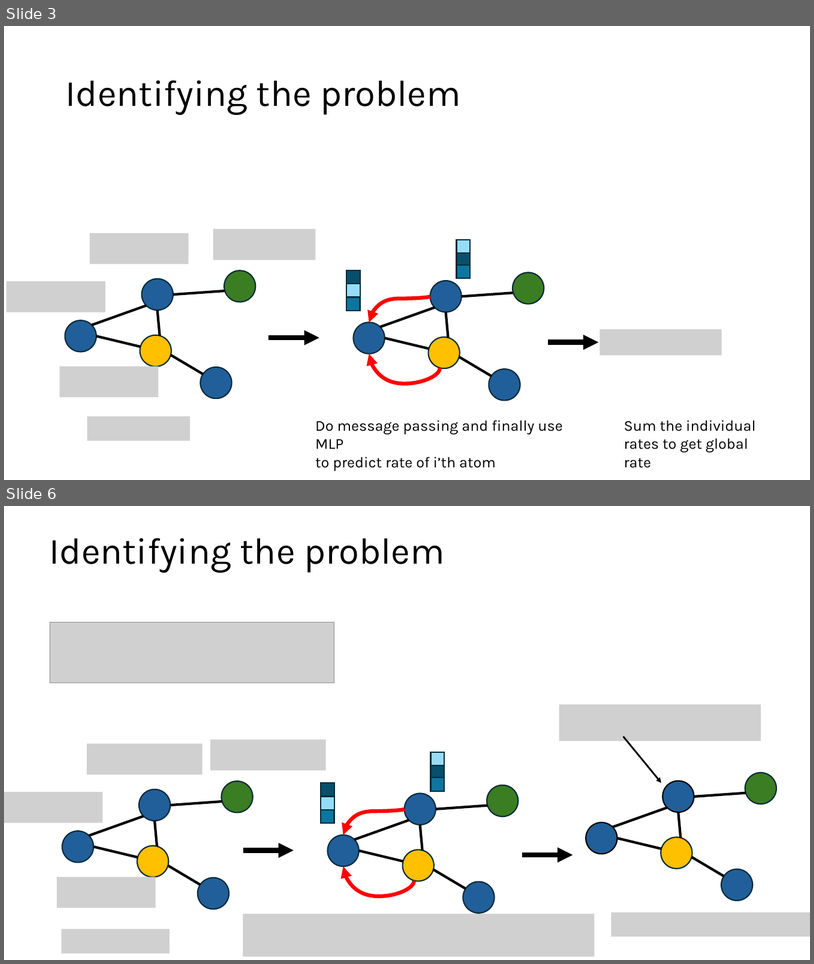
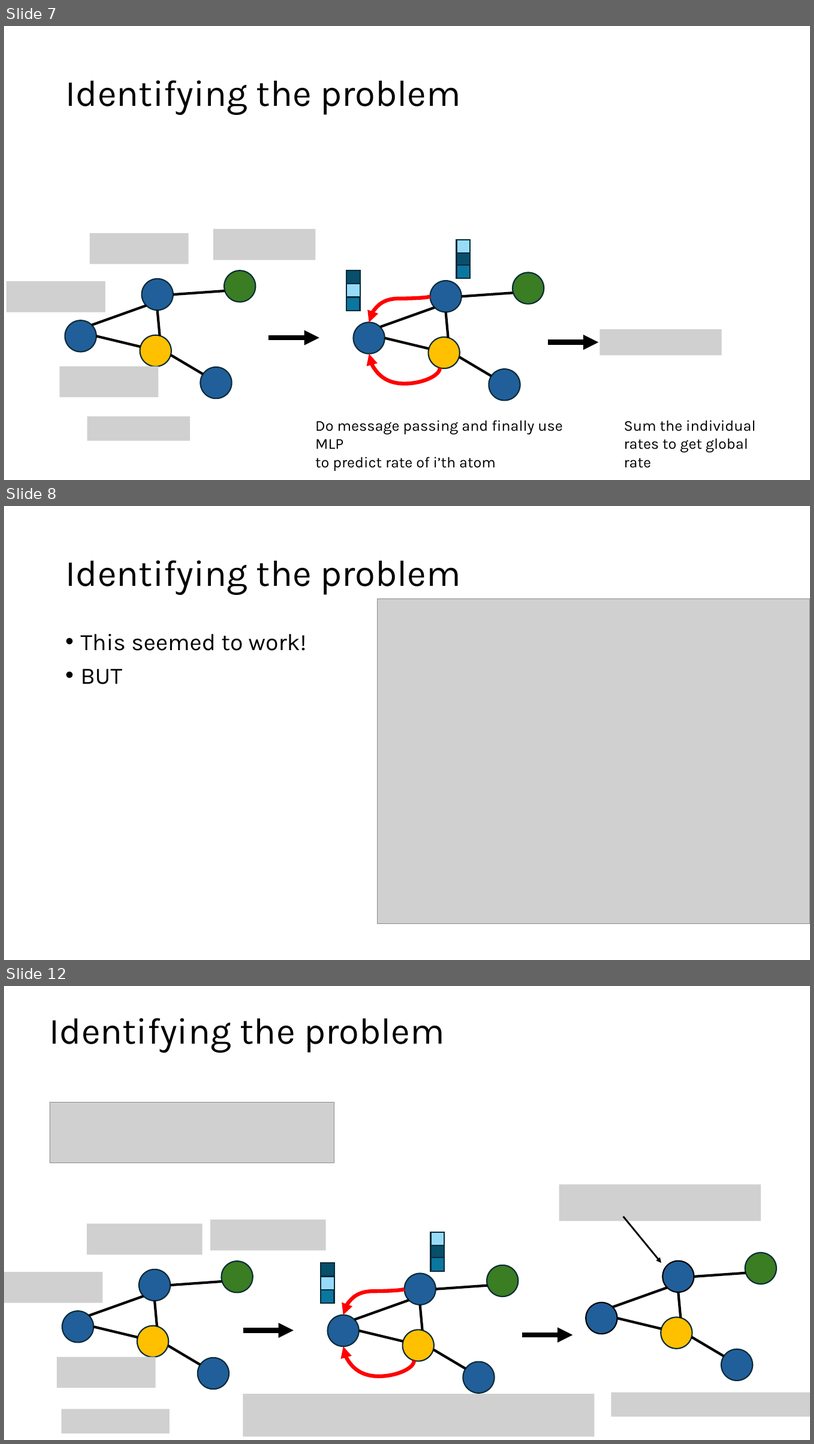
Before and after one commit to karsten3112/gen_catalyst_design, a slide deck: slides/diffusion_models4.pptx. Shown one above the other, each under a label of ours: slides 3 and 6 before the commit, slides 7, 8 and 12 after it; the slides between them are not shown. The pictures are 814x964 and 814x1444 pixels, drawn with LibreOffice and Linux fonts; fonts in the diff are those of the drawing; grey boxes stand for pictures. Boxes give left, top, right and bottom in pixels: in the first picture for what was removed or moved away, otherwise in the second. Text is boxed around its words. In the diff, an @@ line names an element or a change of style, - is before the commit and + after.

```diff
--- a/slides/diffusion_models4.pptx
+++ b/slides/diffusion_models4.pptx
@@ slide 8 added at (4,506,810,960), background #FFFFFF @@
@@ title added at (65,560,461,595), 44 pt, text #000000 @@
+Identifying the problem
@@ picture added at (378,598,810,923) @@
@@ text added at (81,634,307,684), 28 pt, text #000000 @@
+• This seemed to work!
+• BUT
@@ what was slide 3 is now slide 7 @@
@@ what was slide 6 is now slide 12 @@
```
Also in this commit, not shown: 1 slide changed, 5 other slides added, 10 other files.
